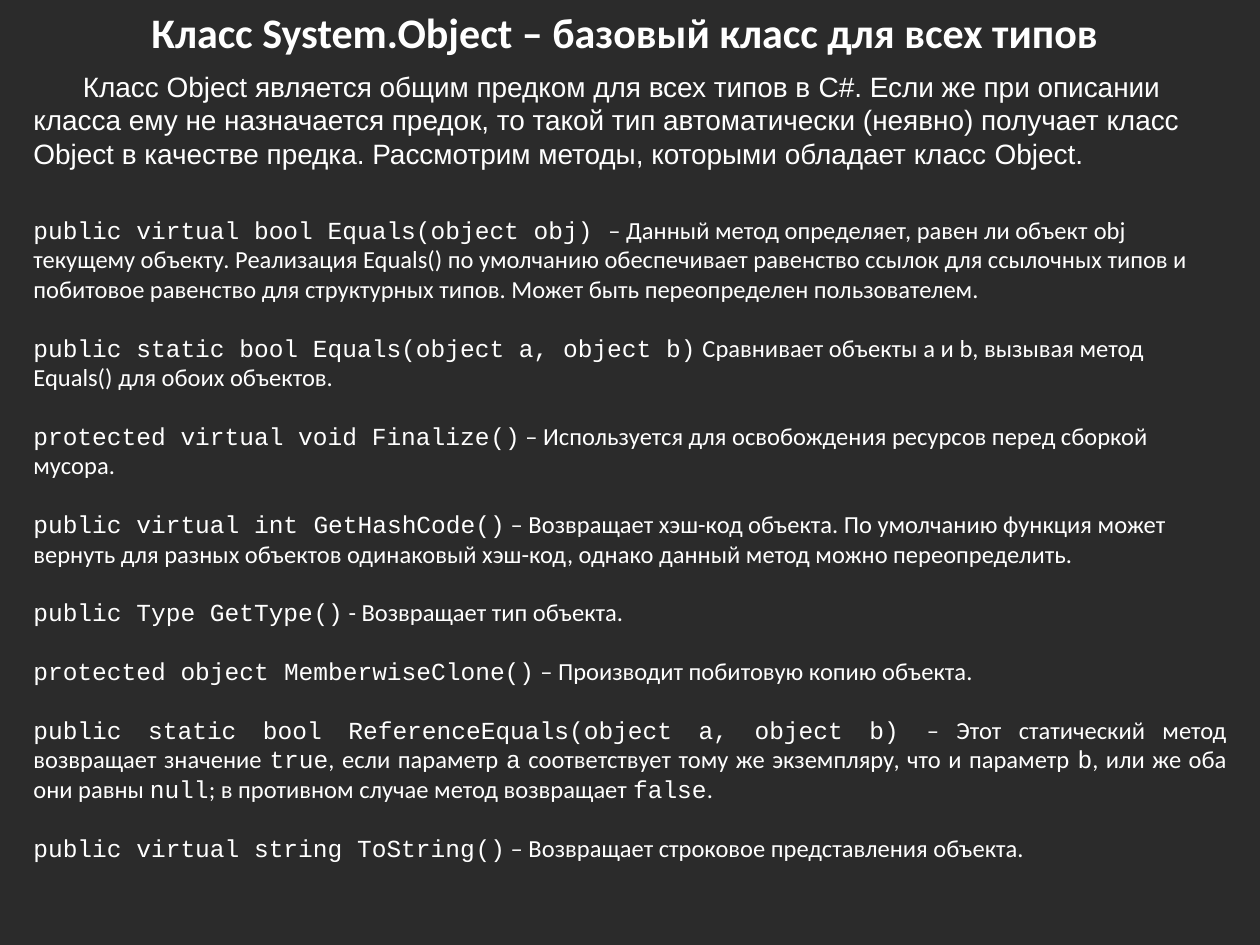
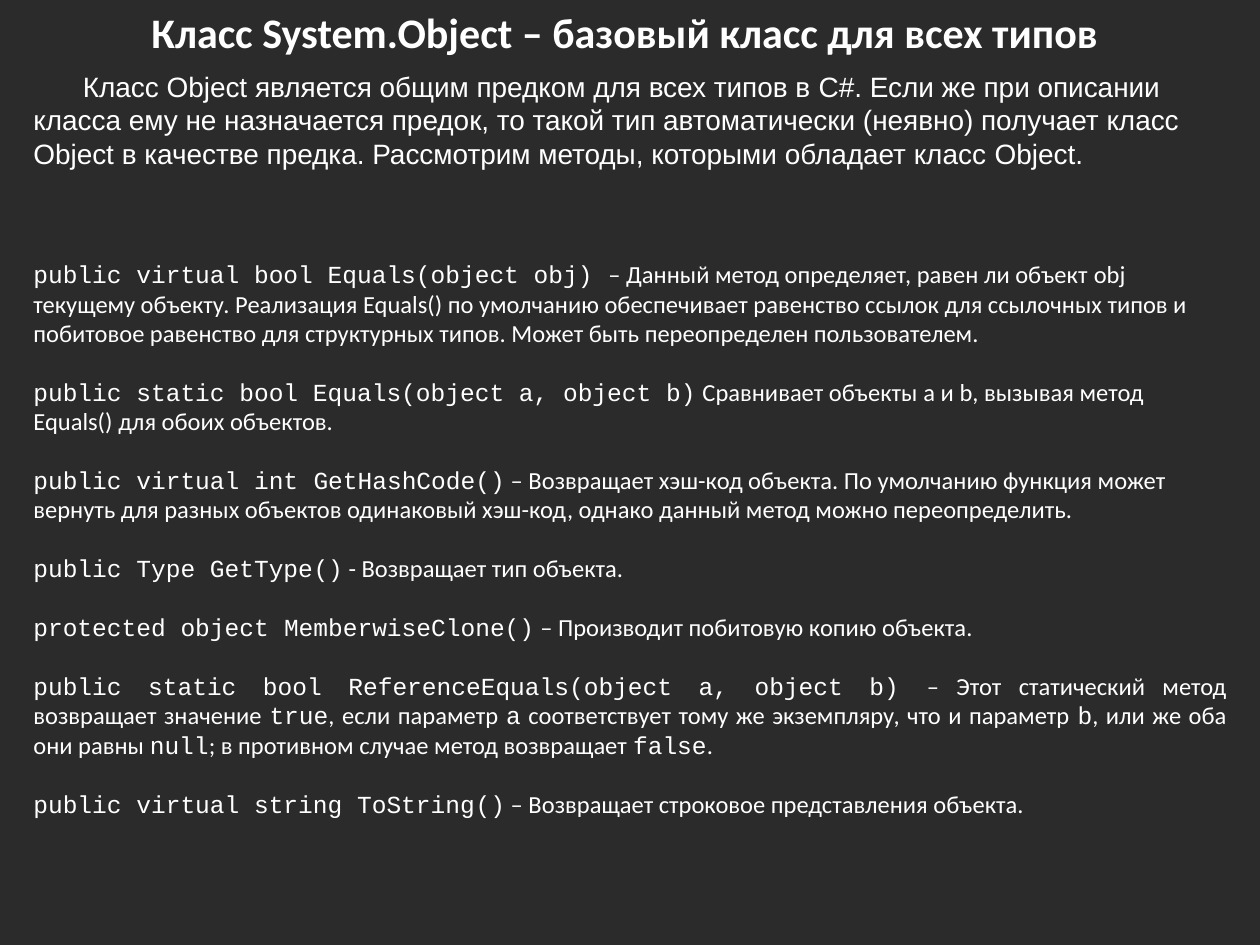
Before and after one commit to bazile/Training, a slide deck: slide 58 of Presentation/lesson-02-oop.pptx (slide 52 before the commit). Drawn at 1260x945 pixels with LibreOffice and Linux fonts; fonts in the diff are those of the drawing; background and template pictures are left out; a plain dark background stands for a picture behind light text. Boxes give left, top, right and bottom in pixels: in the first picture for what was removed or moved away, otherwise in the second. Text is boxed around its words. In the diff, an @@ line names an element or a change of style, - is before the commit and + after.

```diff
--- a/Presentation/lesson-02-oop.pptx
+++ b/Presentation/lesson-02-oop.pptx
@@ text "public virtual bool Equals(object obj) ..." moved from (x1=33, y1=221, x2=1227, y2=862) to (x1=33, y1=265, x2=1227, y2=818) @@
@@ text at (x1=33, y1=427, x2=1147, y2=478): paragraph removed @@
-protected virtual void Finalize() – Используется для освобождения ресурсов перед сборкой мусора.
```
Also in this commit, not shown: 3 other slides changed, 7 slides added, 6 other files.
